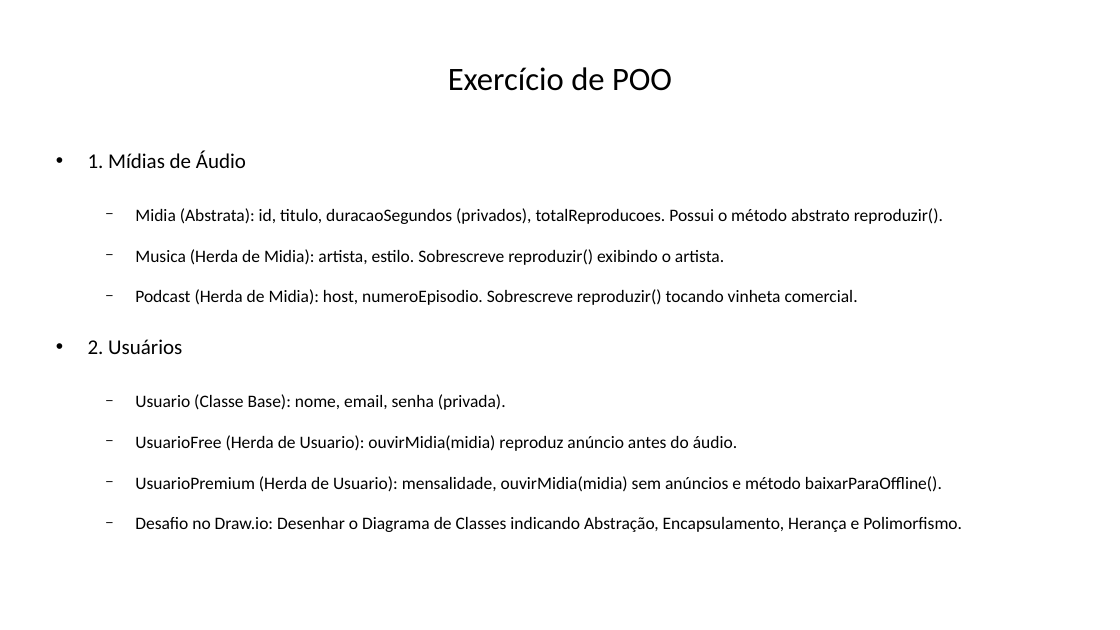
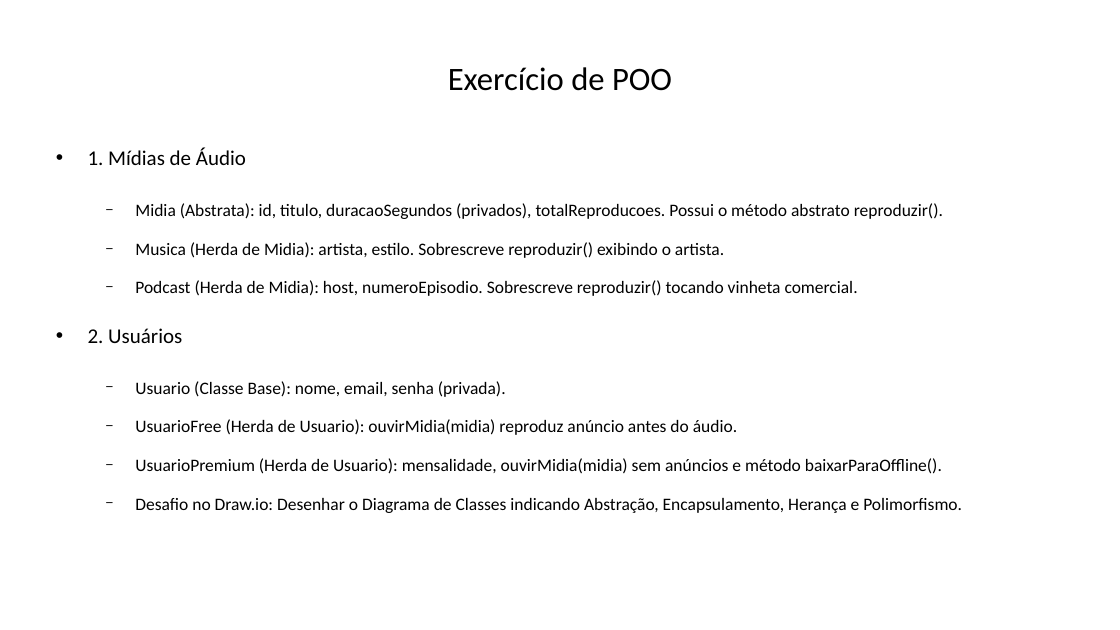
Before and after one commit to luiscarlosjunior/aulas-graduacao, a slide deck: slide 27 of 02-programacao/java/03-POO/01-modelagem/analise-projeto-uml/03-abstracao/apresentacao-pilares-oo.pptx (slide 33 before the commit). Drawn at 1120x630 pixels with LibreOffice and Linux fonts; fonts in the diff are those of the drawing. Boxes give left, top, right and bottom in pixels: in the first picture for what was removed or moved away, otherwise in the second. Text is boxed around its words. In the diff, an @@ line names an element or a change of style, - is before the commit and + after.

```diff
--- a/02-programacao/java/03-POO/01-modelagem/analise-projeto-uml/03-abstracao/apresentacao-pilares-oo.pptx
+++ b/02-programacao/java/03-POO/01-modelagem/analise-projeto-uml/03-abstracao/apresentacao-pilares-oo.pptx
@@ text "1. Mídias de Áudio" at (88, 148, 962, 513): line spacing 1 to 0.9 @@
```
Also in this commit, not shown: 22 other slides changed, 18 other files.
